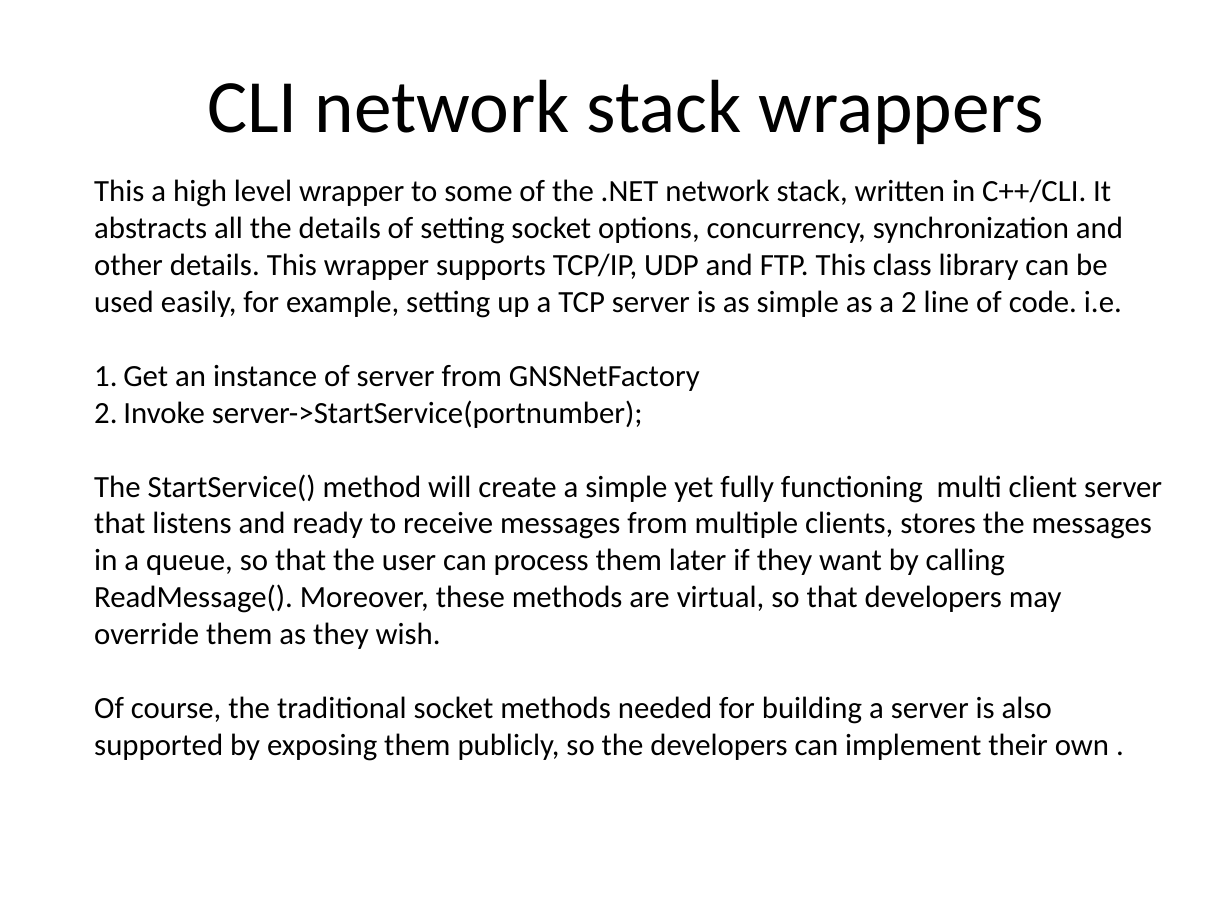
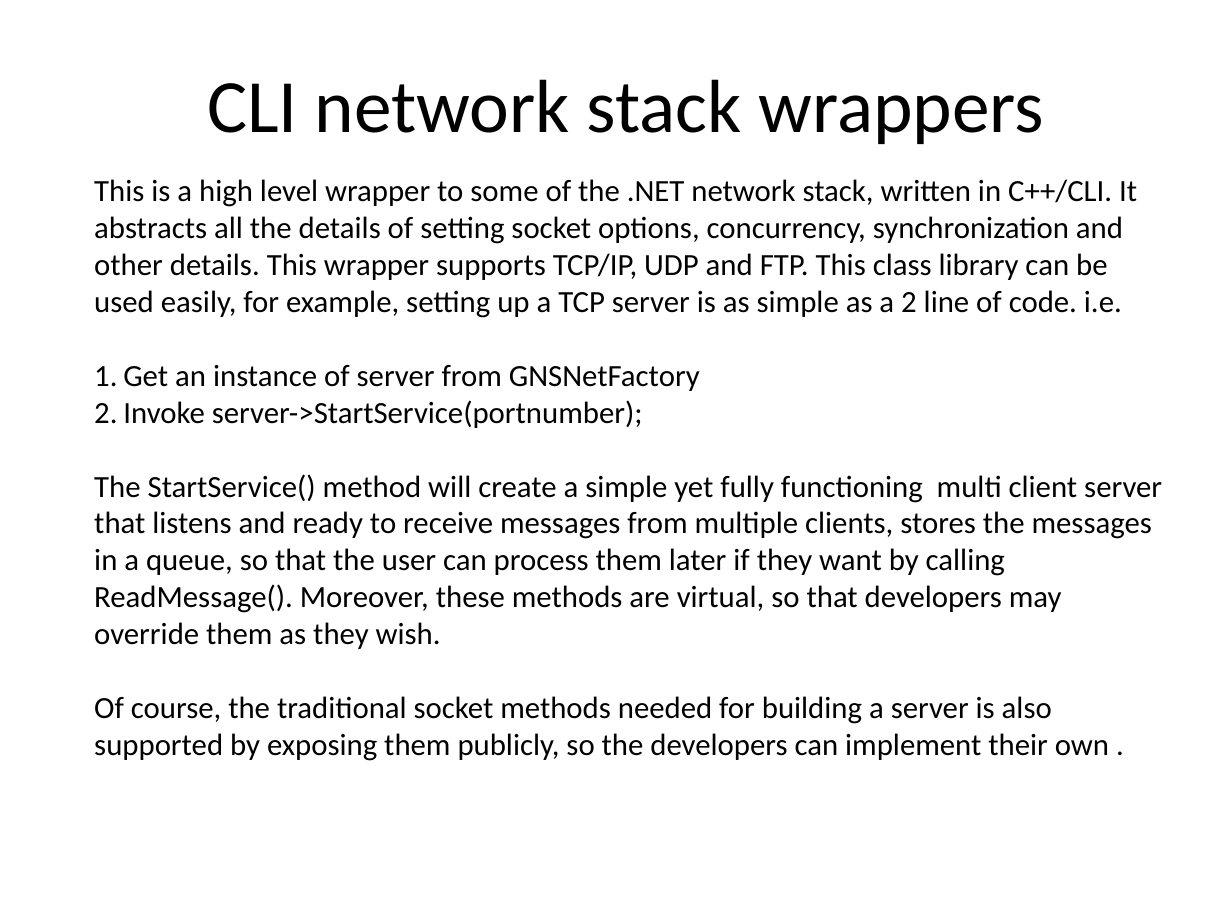
Before and after one commit to geraldselvino/GNSNet, a slide deck: slide 1 of presentation/HighLevelDesign&Usage.ppt. Drawn at 1232x924 pixels with LibreOffice and Linux fonts; fonts in the diff are those of the drawing. Boxes give left, top, right and bottom in pixels: in the first picture for what was removed or moved away, otherwise in the second. Text is boxed around its words. In the diff, an @@ line names an element or a change of style, - is before the commit and + after.

```diff
--- a/presentation/HighLevelDesign&Usage.ppt
+++ b/presentation/HighLevelDesign&Usage.ppt
@@ text at [94, 179, 1137, 318]: text changed @@
-This a high level wrapper to some of the .NET network stack, written in C++/CLI. It abstracts all the details of setting socket options, concurrency, synchronization and other details. This wrapper supports TCP/IP, UDP and FTP. This class library can be used easily, for example, setting up a TCP server is as simple as a 2 line of code. i.e.
+This is a high level wrapper to some of the .NET network stack, written in C++/CLI. It abstracts all the details of setting socket options, concurrency, synchronization and other details. This wrapper supports TCP/IP, UDP and FTP. This class library can be used easily, for example, setting up a TCP server is as simple as a 2 line of code. i.e.
```
Also in this commit, not shown: 2 other slides changed.
